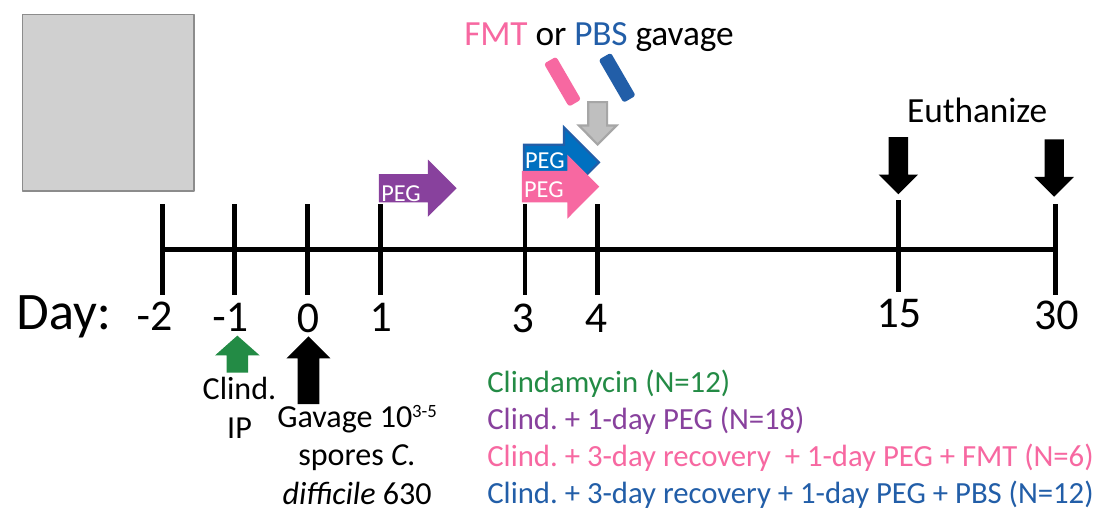
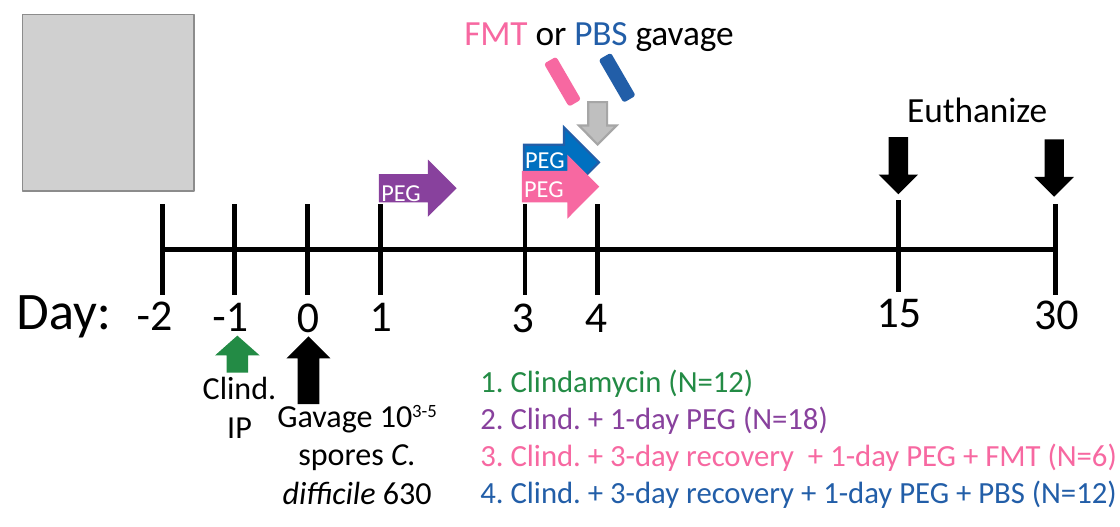
Before and after one commit to SchlossLab/Tomkovich_PEG3350_mSphere_2021, a slide deck: slide 1 of results/figures/post_CDI_PEG_exp_schematic.pptx. Drawn at 1120x527 pixels with LibreOffice and Linux fonts; fonts in the diff are those of the drawing; grey boxes stand for pictures. Boxes give left, top, right and bottom in pixels: in the first picture for what was removed or moved away, otherwise in the second. Text is boxed around its words. In the diff, an @@ line names an element or a change of style, - is before the commit and + after.

```diff
--- a/results/figures/post_CDI_PEG_exp_schematic.pptx
+++ b/results/figures/post_CDI_PEG_exp_schematic.pptx
@@ text at [480,369,1117,508]: text changed @@
-Clindamycin (N=12)
-Clind. + 1-day PEG (N=18)
-Clind. + 3-day recovery + 1-day PEG + FMT (N=6)
-Clind. + 3-day recovery + 1-day PEG + PBS (N=12)
+1. Clindamycin (N=12)
+2. Clind. + 1-day PEG (N=18)
+3. Clind. + 3-day recovery + 1-day PEG + FMT (N=6)
+4. Clind. + 3-day recovery + 1-day PEG + PBS (N=12)
```
Also in this commit, not shown: 13 other files.
